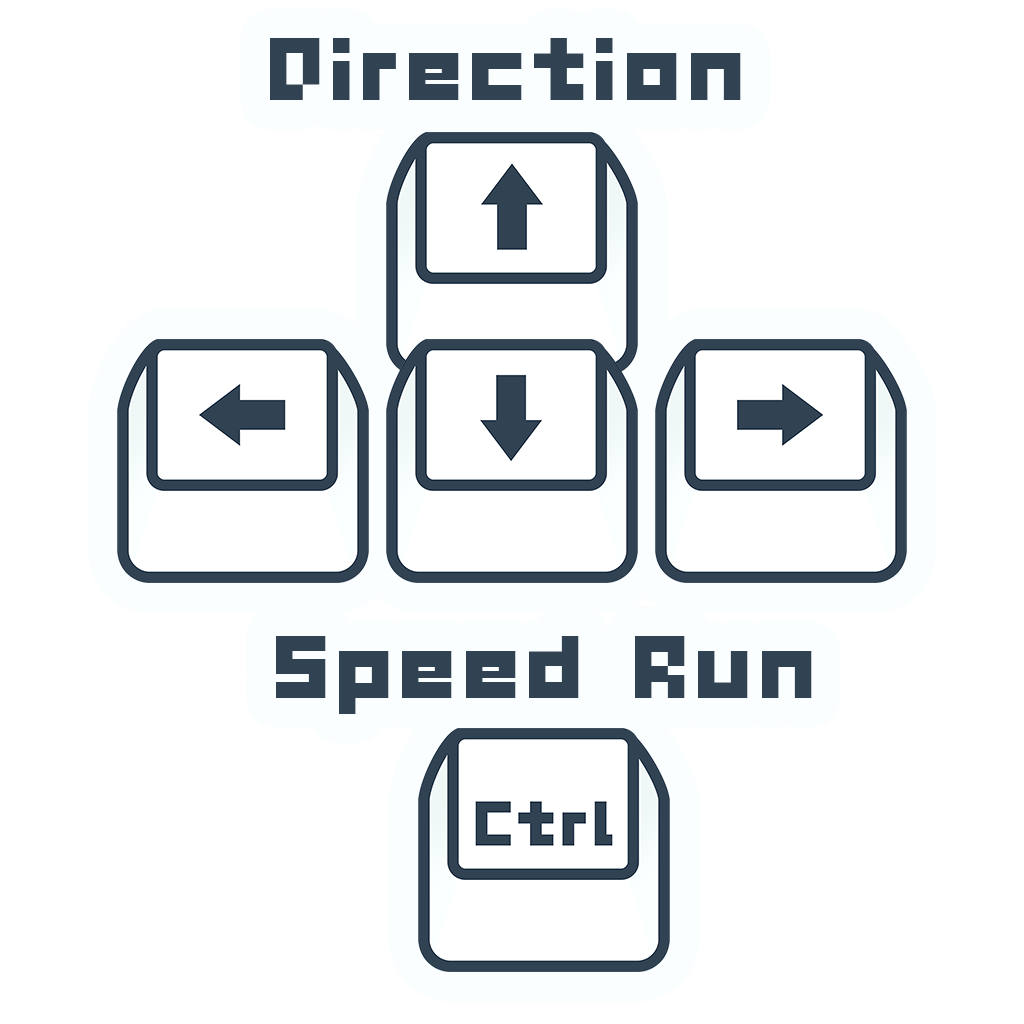
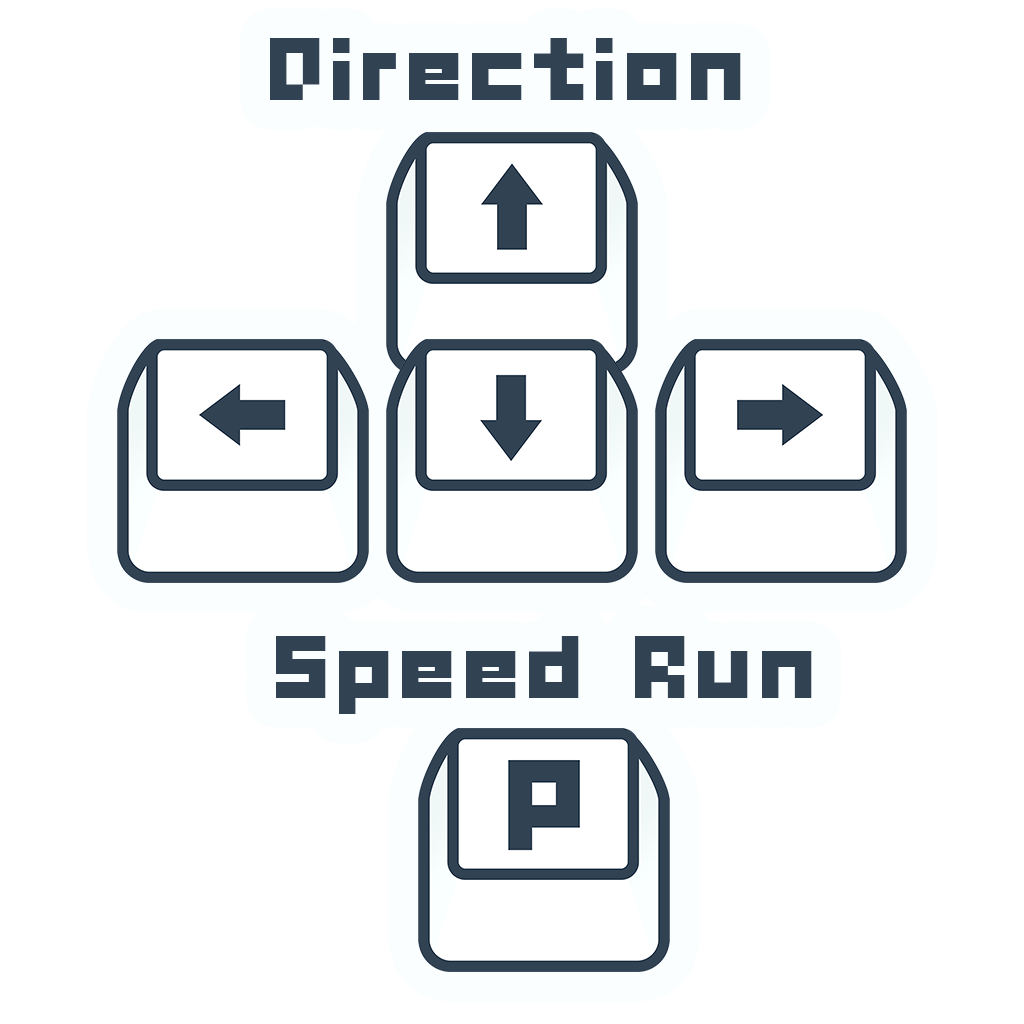
Layer changes from the first 1024px x 1024px image to the second:
renamed "ctrl-key-256px" to "P-key-256px", painted on it over [475,759,613,851]
